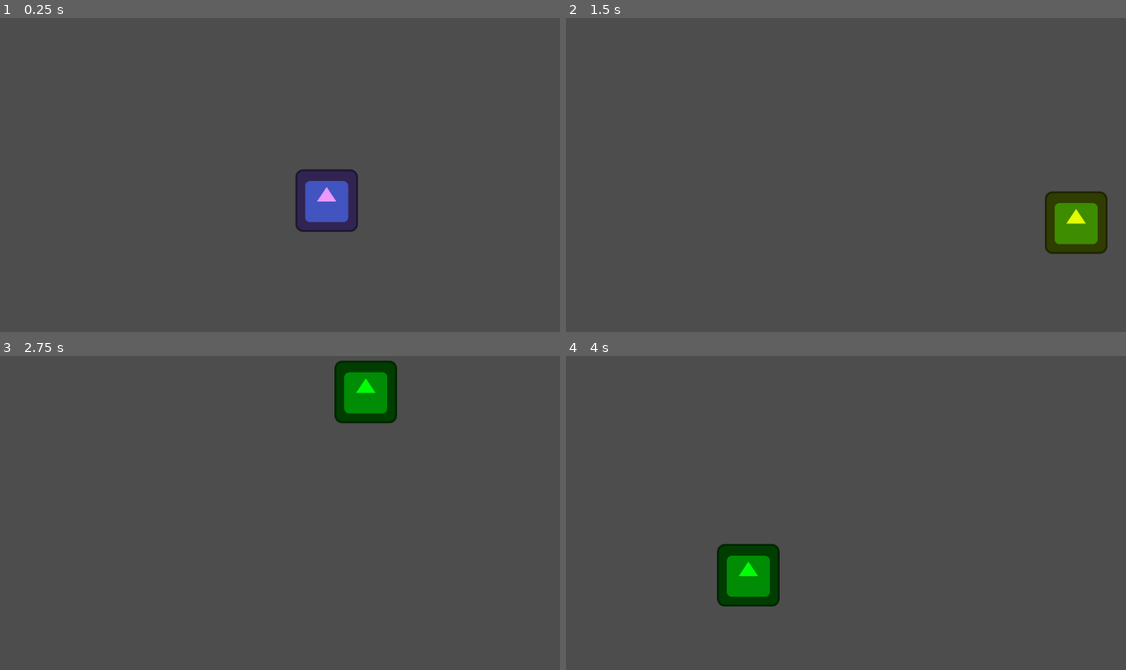
Above: before the commit, frames 1-4 (two rows, left to right).
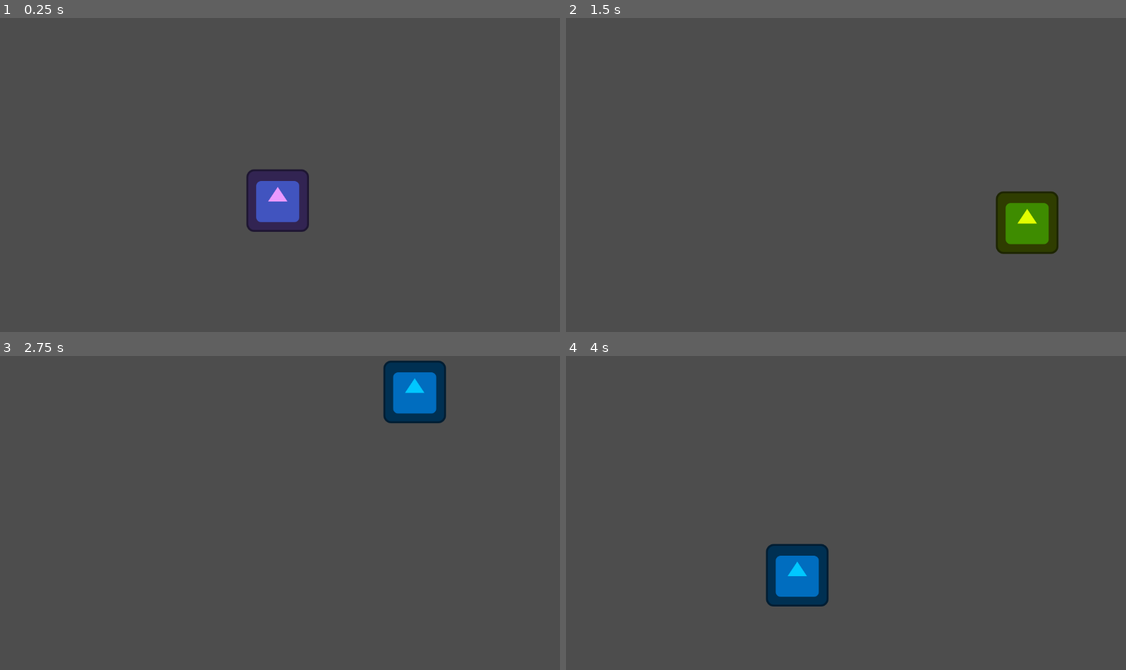
Above: after the commit, the same moments.

Repository: d1g1monk/game_dev_study
Game: Godot game, scene res://data.tscn
Two runs of this game, one before a commit and one after it. Both use one fixed random seed, a clock stepped at 60 frames per second and the inputs below. This scene is started directly instead of the project's main scene. The engine's default icon, where the game draws it, is replaced by a stand-in: a white triangle on a blue panel in a dark square.
Inputs (mouse positions are in pixels of both pictures, inside the frame that each line leads up to):
- Up to frame 1 (0.25 s): no input
- Up to frame 2 (1.5 s): move the mouse to (969, 159) at 0.52 s; move the mouse to (734, 190) at 1.27 s
- Up to frame 3 (2.75 s): move the mouse to (336, 443) at 2.02 s
- Up to frame 4 (4 s): move the mouse to (818, 575) at 2.77 s; move the mouse to (1014, 560) at 3.52 s

The runs differ from the first frame. In frame 1, 3.7% of the frame differs, in the area x 43-64%, y 48-69%; in frame 2, 3.7%; in frame 3, 4.0%, in the area x 59-80%, y 1-22%; in frame 4, 4.0%.

Commit message:
path finding via arrays, lerp for mouse pos etc

Diff:
--- a/data.gd
+++ b/data.gd
@@ -10,7 +10,7 @@
     get: return current_scale / 2
 
 var color_wheel: float = 0.0
-var color = Color.from_rgba8(fmod(color_wheel, 1.0), 1.0, 1.0)
+var color: Color = Color.from_rgba8(fmod(color_wheel, 1.0), 1.0, 1.0)
 
 func _ready() -> void:
     print(Vector2(2,5)*3)
@@ -25,7 +25,7 @@
     print("Dictionary2")
     for i in dictionary.values(): # Value based grep
         print(i)
-    $Icon.position.x = 600
+    $Icon.position.x = 500
     $Icon.position.y = 300
 
 func _process(delta: float) -> void:
@@ -37,16 +37,16 @@
         if $Icon.position.x + edge >=1152:
             direction.x *= -1
             $Icon.modulate = color
-            color_wheel += 0.4
+            color_wheel += 0.5
         if $Icon.position.x - edge <= 0:
             direction.x *= -1
             $Icon.modulate = color
-            color_wheel += 0.4
+            color_wheel += 0.5
         if $Icon.position.y + edge >= 648:
             direction.y *= -1
             $Icon.modulate = color
-            color_wheel += 0.4
+            color_wheel += 0.5
         if $Icon.position.y - edge <= 0:
             direction.y *= -1
             $Icon.modulate = color
-            color_wheel += 0.4
+            color_wheel += 0.5
--- /dev/null
+++ b/func_params.gd
@@ -0,0 +1,93 @@
+extends Node2D
+
+var global_var = "global_var"
+
+enum LogLevel { FATAL=1, ERROR=2, WARN=3, INFO=4, DEBUG=5}
+var CURRENT_LEVEL = LogLevel.INFO
+var grep: Dictionary = {1: "FATAL", 2: "ERROR", 3: "WARN", 4: "INFO", 5: "DEBUG"}
+
+var result: float
+var func_array =  arrara  # Store function as variable
+var robot_path = [Vector2(1, 0), Vector2(1, 1), Vector2(1, 2), Vector2(2, 2), Vector2(3, 2), Vector2(4, 2), Vector2(5, 2)]
+
+var pos2: Vector2
+
+func _ready() -> void:
+    test_func("asdsad") # We only entered mandatory one as the others are already declared
+    # If not entered a value;
+    # a param becomes mandatory to
+    # enter when the func is being called
+    # as seen above
+
+
+    print (global_var)
+    print("DEBUG: ", LogLevel.DEBUG)
+    print("INFO: ", LogLevel.INFO)
+    print("WARN: ", LogLevel.WARN)
+    print("ERROR: ", LogLevel.ERROR)
+    print("FATAL: ", LogLevel.FATAL)
+    CURRENT_LEVEL = 6
+    game_log("This is debug: ", LogLevel.DEBUG)
+    game_log("This is info: ", LogLevel.INFO)
+    game_log("This is warn: ", LogLevel.WARN)
+    game_log("This is error: ", LogLevel.ERROR)
+    game_log("This is fatal: ", LogLevel.FATAL)
+    if return_func() == 110:
+        print(grep.values()[0])
+    print(calc(5.4, 88.553, "plus"))
+    print(calc(5.4, 88.553, "minus"))
+    print(calc(5.4, 88.553, "divide"))
+    print(calc(5.4, 88.553, "multiply"))
+    $Icon.position = Vector2(155, 165)
+    # .length calculattes shortest distance between two points. Euclidian length.
+    var distance = Vector2(15, 16).length()
+    for i:int in range (0, 3):
+        print("Euclidian.length: ", distance)
+        distance += 1
+    # while loop
+    var i = 0
+    var x = 5
+    while i < x:
+        x -= 1
+        print("YEYEEYEYE")
+    var num_array = [0,1,2,3,4]
+    for b in num_array:
+        print(num_array)
+    func_array.call(Vector2(3,1))
+
+func arrara(v1: Vector2, v2: Vector2= Vector2(1,1)):
+    print(v1, v2)
+
+func test_func(param1: String, param2: int = 123, param3: String = "bbbbbb"):
+    global_var = "gl_var_overwritten"
+    var local_var = "local_var"
+    print(local_var)
+    print(global_var)
+    print("String")
+    print(param1,  " ", param2, " ", param3)
+
+func return_func(A1 = "asdaasdas", A2 = "2", A3 = "2", A4 = "2", A5 = "2") -> int:
+    print(A1)
+    return 110
+
+func game_log(msg: String, level: int):
+    print("CURRENT_LEVEL = ", CURRENT_LEVEL, " ", "LEVEL = ", level)
+    if level <= CURRENT_LEVEL and !level > 6:
+        print(msg)
+
+func calc(num1: float, num2: float, operator: String) -> float:
+
+    if operator == "plus":
+        result = num1+num2
+    elif operator == "minus":
+        result = num1-num2
+    elif operator == "divide":
+        result = num1/num2
+    elif operator == "multiply":
+        result = num1*num2
+    return result
+
+func _process(delta: float) -> void:
+    # t must be frame-rate independent. we can use 0-1 values but experience then will differ for every system.
+    pos2 = lerp(pos2, get_local_mouse_position(), 15 * delta)
+    $Icon.position = pos2
--- /dev/null
+++ b/func_params.tscn
@@ -0,0 +1,11 @@
+[gd_scene load_steps=3 format=3 uid="uid://dtowftlba1a38"]
+
+[ext_resource type="Script" uid="uid://c6rs5bkgnlp6s" path="res://func_params.gd" id="1_jxi1h"]
+[ext_resource type="Texture2D" uid="uid://4q335xxs2p" path="res://icon.svg" id="2_110p8"]
+
+[node name="Func_params" type="Node2D"]
+script = ExtResource("1_jxi1h")
+
+[node name="Icon" type="Sprite2D" parent="."]
+position = Vector2(627, 459)
+texture = ExtResource("2_110p8")
Not shown, added: func_params.gd.uid
Not shown, added: func_params.tscn12454328181.tmp
Not shown, added: func_params.tscn789200803.tmp
Not shown, added: func_params.tscn793480169.tmp
Not shown, added: func_params.tscn800157987.tmp
